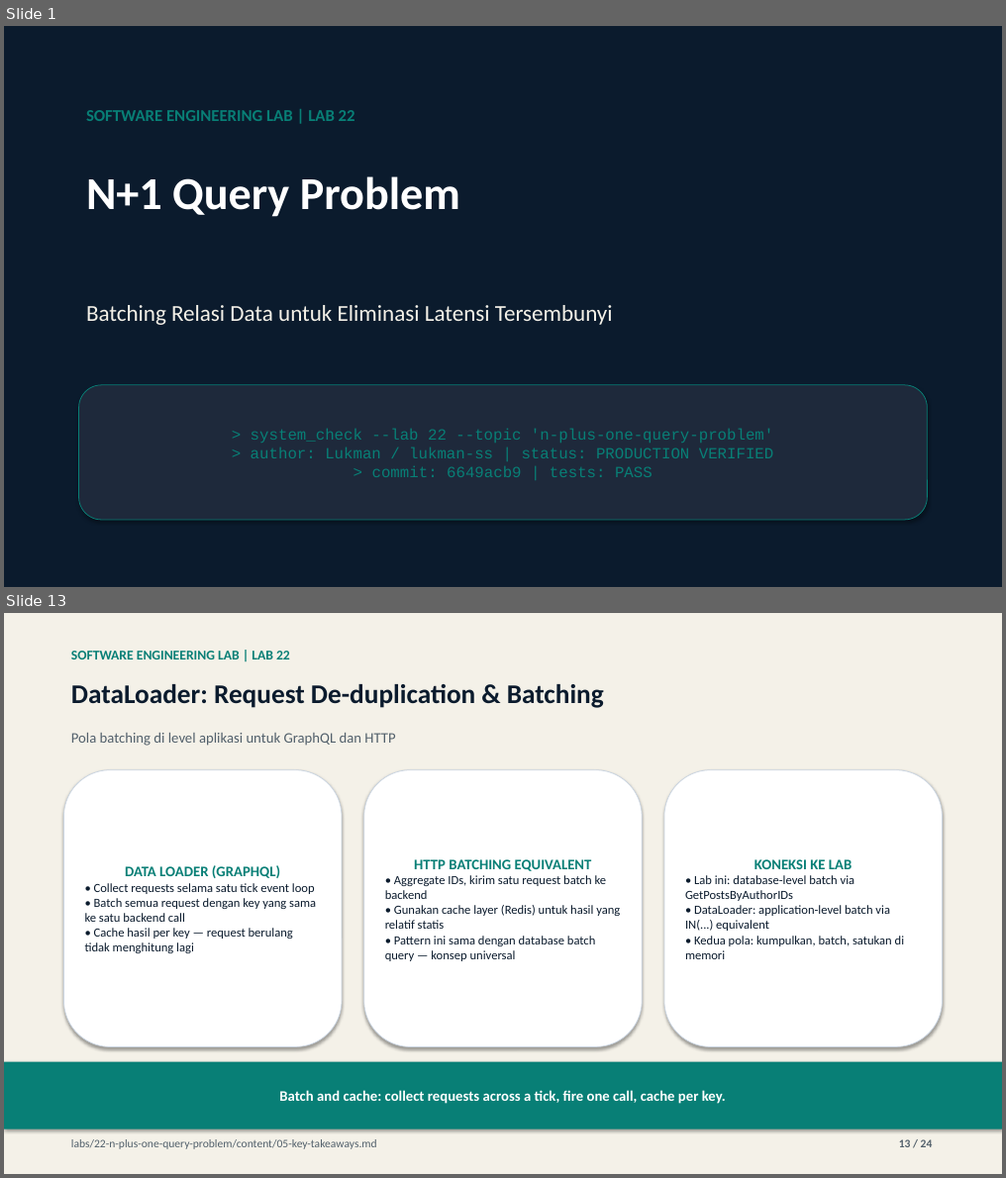
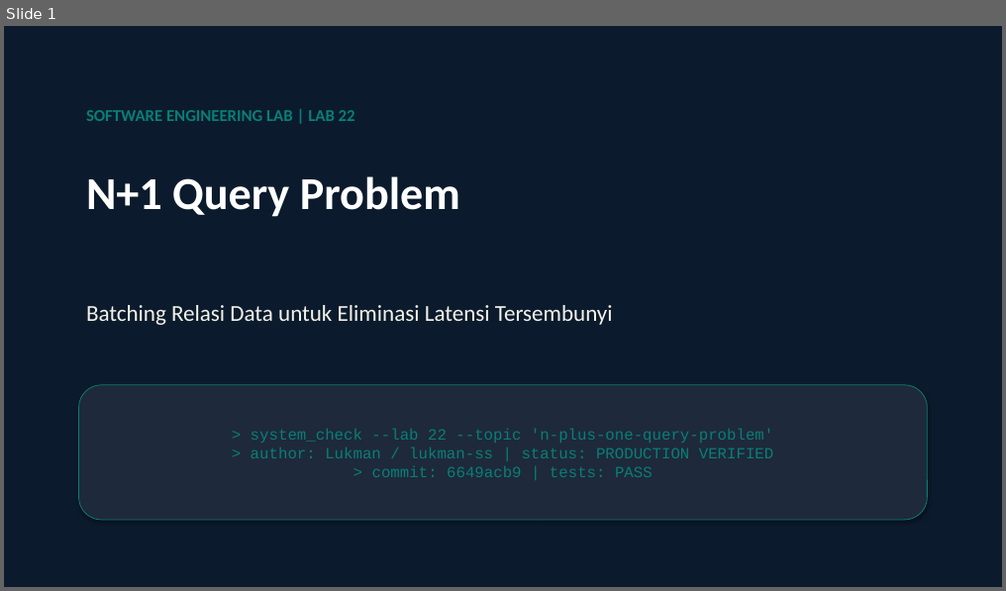
Before and after one commit to lukman-ss/software-engineering-lab, a slide deck: labs/22-n-plus-one-query-problem/result/linkedin/lab-22-n-plus-one-query-problem-carousel.pptx. Shown one above the other, each under a label of ours: slides 1 and 13 before the commit, slide 1 after it; the slides between them are not shown. The pictures are 1006x1178 and 1006x591 pixels, drawn with LibreOffice and Linux fonts; fonts in the diff are those of the drawing. Boxes give left, top, right and bottom in pixels: in the first picture for what was removed or moved away, otherwise in the second. Text is boxed around its words. In the diff, an @@ line names an element or a change of style, - is before the commit and + after.

Commit message:
feat: add lab 32 database sharding and partitioning educational content, slides, and documentation

```diff
--- a/labs/22-n-plus-one-query-problem/result/linkedin/lab-22-n-plus-one-query-problem-carousel.pptx
+++ b/labs/22-n-plus-one-query-problem/result/linkedin/lab-22-n-plus-one-query-problem-carousel.pptx
@@ slide 13 removed at <box>4,613,1002,1174</box>, background #FFFFFF @@
@@ rectangle removed at <box>4,613,1002,1174</box> @@
@@ text removed at <box>71,651,290,660</box> @@
-SOFTWARE ENGINEERING LAB | LAB 22
@@ text removed at <box>71,684,604,708</box> @@
-DataLoader: Request De-duplication & Batching
@@ text removed at <box>71,733,395,746</box> @@
-Pola batching di level aplikasi untuk GraphQL dan HTTP
@@ rounded rectangle removed at <box>63,770,342,1048</box> @@
-DATA LOADER (GRAPHQL)
-• Collect requests selama satu tick event loop
-• Batch semua request dengan key yang sama ke satu backend call
-• Cache hasil per key — request berulang tidak menghitung lagi
@@ rounded rectangle removed at <box>364,770,642,1048</box> @@
-HTTP BATCHING EQUIVALENT
-• Aggregate IDs, kirim satu request batch ke backend
-• Gunakan cache layer (Redis) untuk hasil yang relatif statis
-• Pattern ini sama dengan database batch query — konsep universal
@@ rounded rectangle removed at <box>664,770,943,1048</box> @@
-KONEKSI KE LAB
-• Lab ini: database-level batch via GetPostsByAuthorIDs
-• DataLoader: application-level batch via IN(...) equivalent
-• Kedua pola: kumpulkan, batch, satukan di memori
@@ rectangle removed at <box>4,1062,1002,1130</box> @@
-Batch and cache: collect requests across a tick, fire one call, cache per key.
@@ text removed at <box>71,1140,377,1150</box> @@
-labs/22-n-plus-one-query-problem/content/05-key-takeaways.md
@@ text removed at <box>899,1140,933,1148</box> @@
-13 / 24
```
Also in this commit, not shown: 23 slides added, 22 other slides removed, 9 other files.
